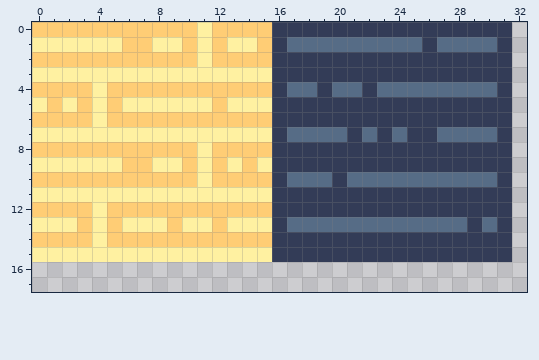
Two versions of one pixel-art sprite, out/production/LabyrinthPlayer/pictures/sprites.png. The first picture shows the starting point.
The file is 64x64 pixels. Shown: x 0..32, y 0..17.
After:
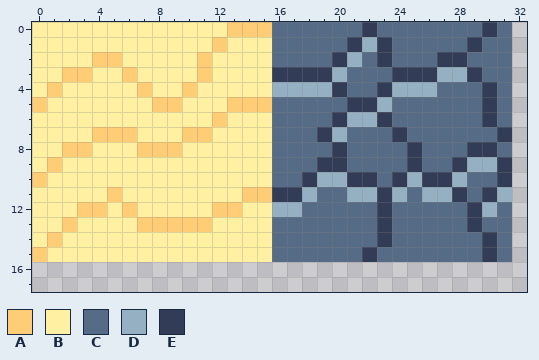
Palette (. is transparent): A #ffcd75  B #fff1a1  C #566c86  D #94b0c2  E #333c57
Change:
Changed rows in their new state; - is an unchanged pixel.
first column x 0:
 0 BBBBBBBBBBB-B---CCCCCC-CCCCCCC-C
 1 ------BB--B----BC----EDE--C--E-C
 2 BBBB--BBBBBABBBBCCCC-DC-CCC--CCC
 3 --AA--A----A--------DCCC---DD-CC
 4 B-BB-BB-BB-BBBBBDDDDE-CEDDD---EC
 5 AB-B-B--AA--BAAACCCCC--DCCCCCC-C
 6 BBBB-BBBBBBB-BBBCCCC-DD-CCCCCC-C
 7 ----AAA---AA----C--EDC-CECC-----
 8 BB--BBB---B-BBBBCCCC-CCCC-CCC--C
 9 -A----BB--B-B-B-CCC--CCCC-CC-DD-
10 -BBBBBBBBBB-BBBBC-EDDEE-EDEED---
11 -----A--------AA--DCCDD-DCDD-C-D
12 BBB-AB-BBBBB--BBDDCCCCC-CCCCC-DC
13 --AB-B-AA-AAB---C------E-------C
14 B-BB-BBBBBBBBBBBCCCCCCC-CCCCCC-C
15 A---------------CCCCCC-CCCCCCC-C
